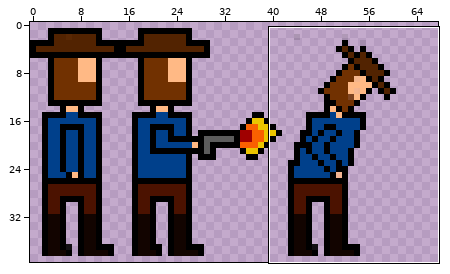
Two states of a sprite sheet, cowboy.png. Above: a wide view before the commit, with the close-up outlined.
Close-up. First the earlier version:
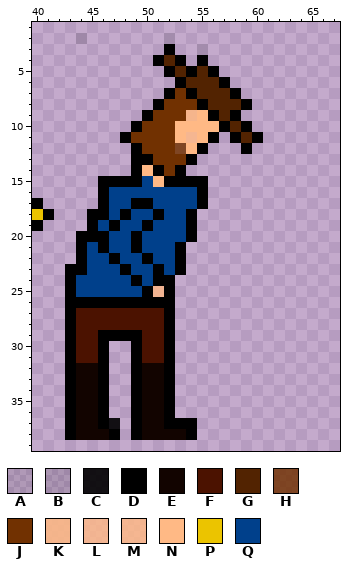
The file is 100x40 pixels. Pixels under 10% opacity are left out. Colours within 5 levels of each other are drawn and written as one. Shown: x 40..67, y 1..39. The wide view leaves out empty margins.
Palette (. is transparent): A #0000001a  B #00000020  C #000000e6  D #000000  E #120400  F #4b1200  G #522301  H #713101d3  J #713101  K #fcb783df  L #ffb985cd  M #ffb985d3  N #ffb985  P #ebc400  Q #00408b
New version:
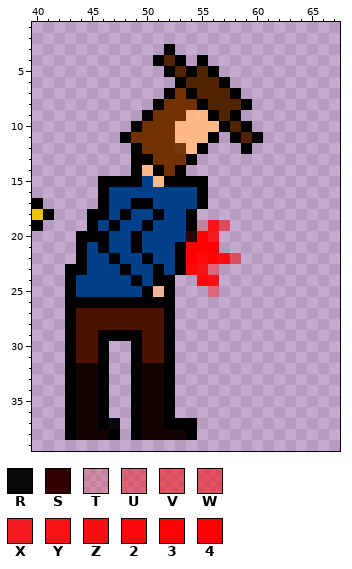
Colours new in this view: R #000000f3  S #320000  T #ff00002c  U #ff000067  V #ff00007f  W #ff000085  X #ff0000d5  Y #ff0000e2  Z #ff0000eb  2 #ff0000f2  3 #ff0000f9  4 #ff0000
Message: Fix cowboy player details
Difference:
colour H: #713101d3 -> #713101ef
colour K: #fcb783df -> #fdb884f3
y 2: x 44 B -> .; x 52 A -> .
y 3: x 55 A -> .
y 11: x 54 M -> N
y 19: x 55..57 ... -> TYW
y 20: x 54..56 D.. -> S4X
y 21: x 54..56 ... -> 444
y 22: x 54..58 ..... -> 423ZV
y 23: x 54..56 ... -> 2YU
y 24: x 55..56 .. -> 2Y
y 25: x 56 . -> U
y 37: x 47 C -> R
Changed places in both close-ups, as pixel boxes (x1, y1, x2, y2):
erased: (76, 33, 87, 44)
erased: (164, 33, 208, 55)
changed: (175, 110, 197, 154)
changed: (186, 220, 241, 297)
changed: (109, 418, 120, 429)
